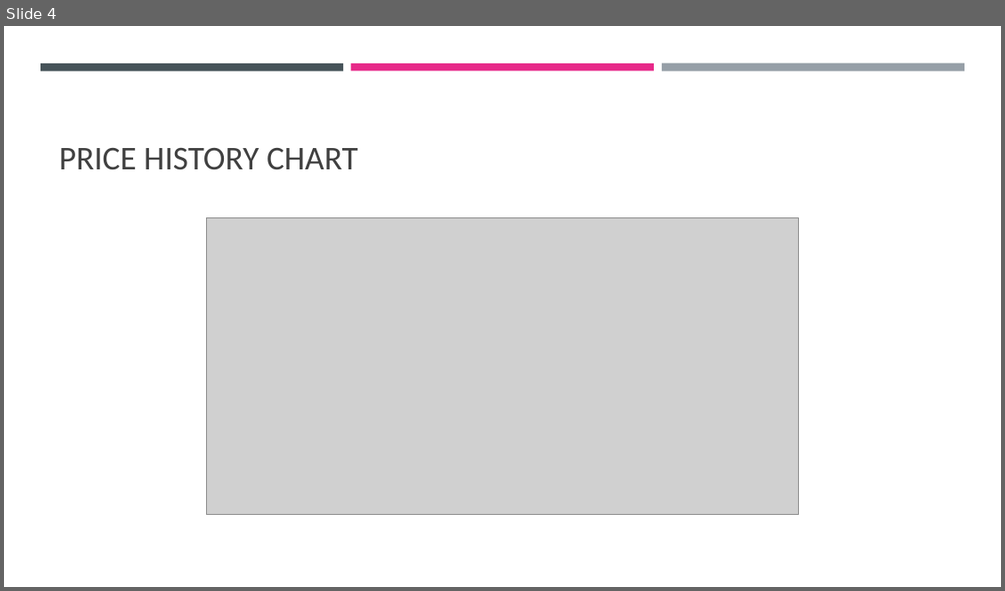
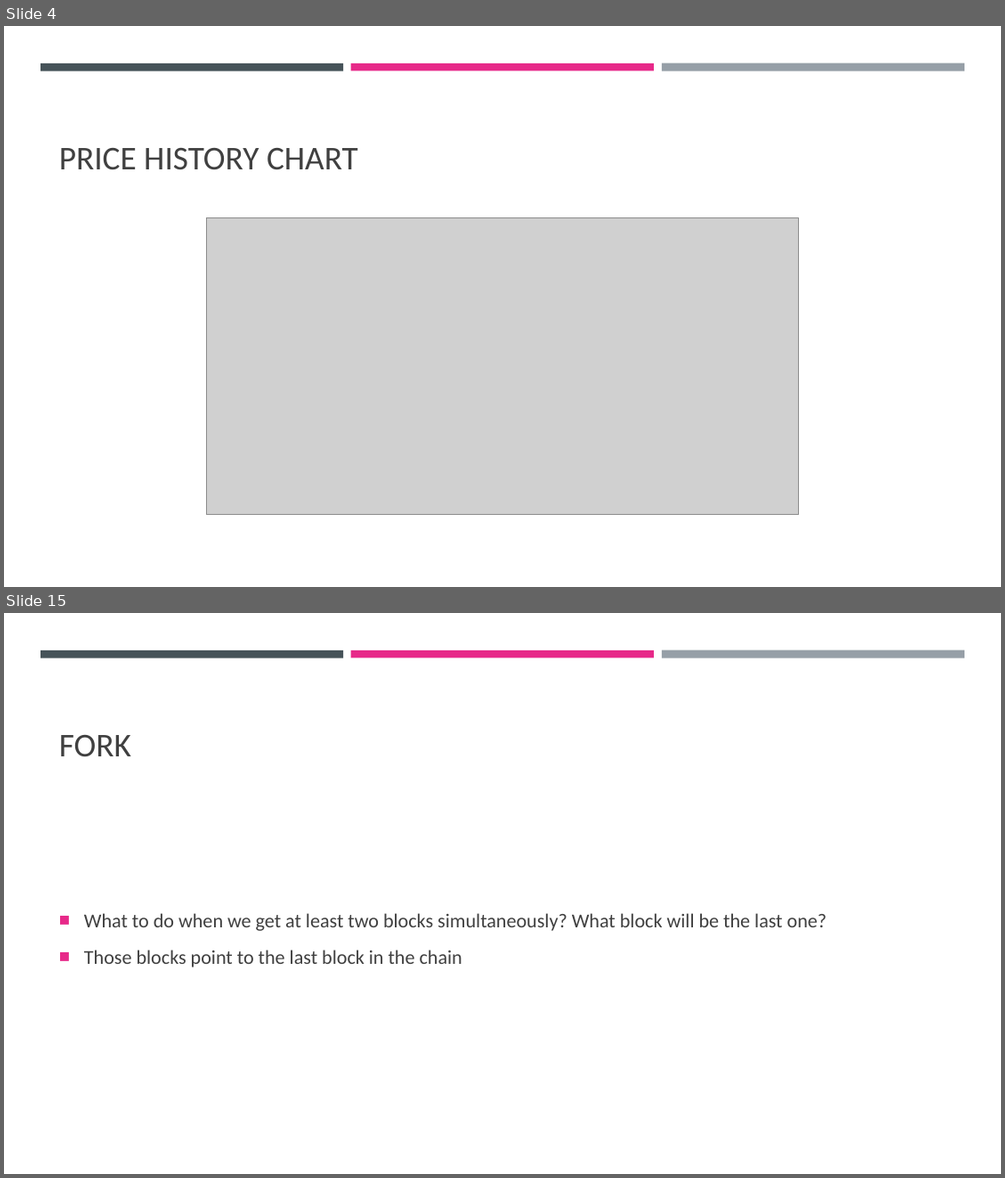
Before and after one commit to cyoni/bitcoin, a slide deck: bitcoin.pptx. Shown one above the other, each under a label of ours: slide 4 before the commit, slides 4 and 15 after it; the slides between them are not shown. The pictures are 1005x591 and 1005x1178 pixels, drawn with LibreOffice and Linux fonts; fonts in the diff are those of the drawing; grey boxes stand for pictures. Boxes give left, top, right and bottom in pixels: in the first picture for what was removed or moved away, otherwise in the second. Text is boxed around its words. In the diff, an @@ line names an element or a change of style, - is before the commit and + after.

```diff
--- a/bitcoin.pptx
+++ b/bitcoin.pptx
@@ slide 15 added at (4, 613, 1001, 1174), background #FFFFFF; not listed: 3 template elements that a slide beside it also shows @@
@@ title added at (59, 735, 131, 757), 32 pt, text #404040 @@
+FORK
@@ text added at (84, 913, 827, 967), 19 pt, text #404040 @@
+■ What to do when we get at least two blocks simultaneously? What block will be the last one?
+■ Those blocks point to the last block in the chain
```
Also in this commit, not shown: 1 slide changed, 20 other slides added, 1 slide removed.
